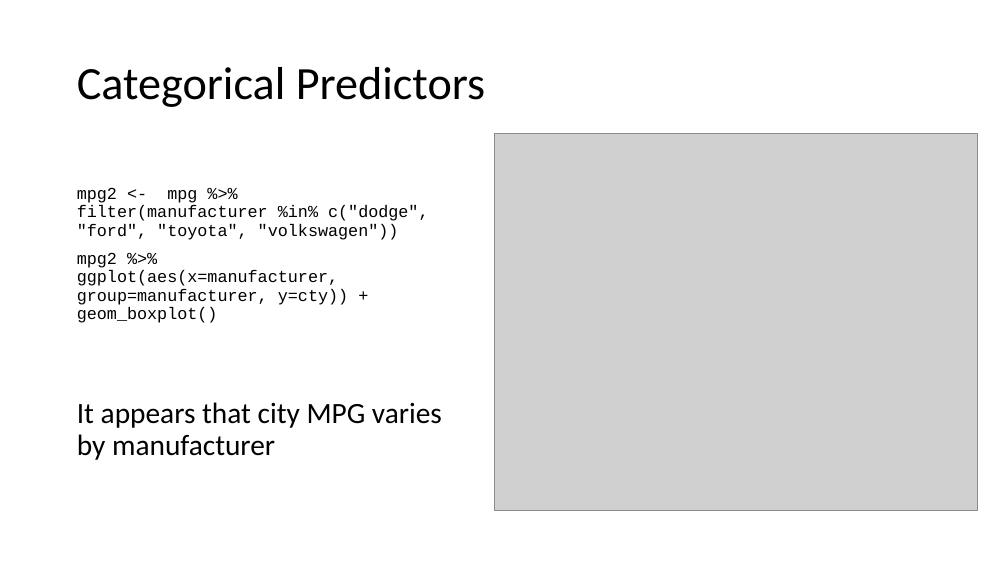
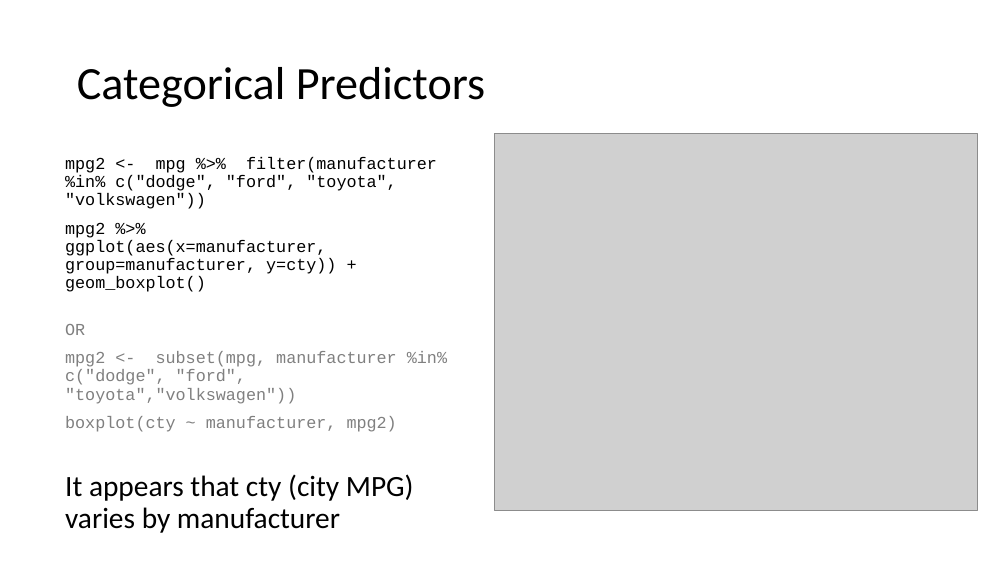
Before and after one commit to USCbiostats/LAsBEST, a slide deck: slide 3 of google-drive/week02/4Thurs/1_Week2_MultipleRegression.pptx. Drawn at 1008x567 pixels with LibreOffice and Linux fonts; fonts in the diff are those of the drawing; grey boxes stand for pictures; background and template pictures are left out. Boxes give left, top, right and bottom in pixels: in the first picture for what was removed or moved away, otherwise in the second. Text is boxed around its words. In the diff, an @@ line names an element or a change of style, - is before the commit and + after.

```diff
--- a/google-drive/week02/4Thurs/1_Week2_MultipleRegression.pptx
+++ b/google-drive/week02/4Thurs/1_Week2_MultipleRegression.pptx
@@ text "mpg2 <- mpg %>% filter(manufacturer ...": place and size @@
-text "mpg2 <- mpg %>% filter(manufacturer ..." at (77,187,442,460)
+text "mpg2 <- mpg %>% filter(manufacturer ..." at (65,157,447,501)
@@ text at (65,324,447,501): text changed; size 28 to 16 pt; font Calibri to Courier New; text colour #000000 to #808080 @@
-It appears that city MPG varies by manufacturer
+OR
+mpg2 <- subset(mpg, manufacturer %in% c("dodge", "ford", "toyota","volkswagen"))
+boxplot(cty ~ manufacturer, mpg2)
+It appears that cty (city MPG) varies by manufacturer
```
Also in this commit, not shown: 15 other slides changed, 1 slide added, 1 slide removed, 1 other file.
